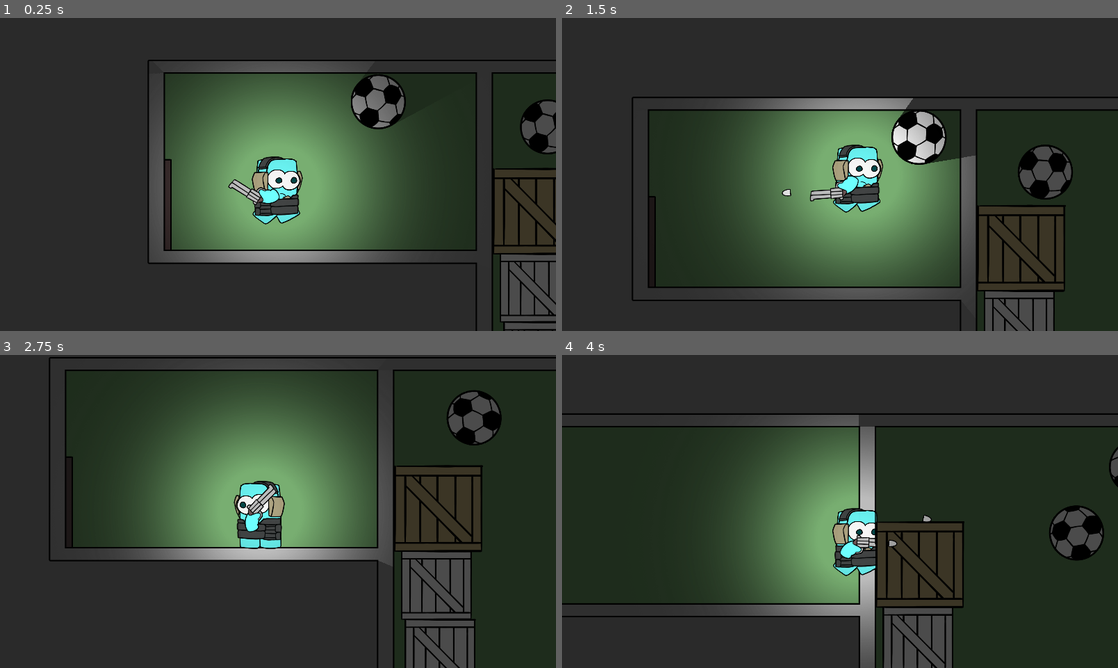
Above: before the commit, frames 1-4 (two rows, left to right).
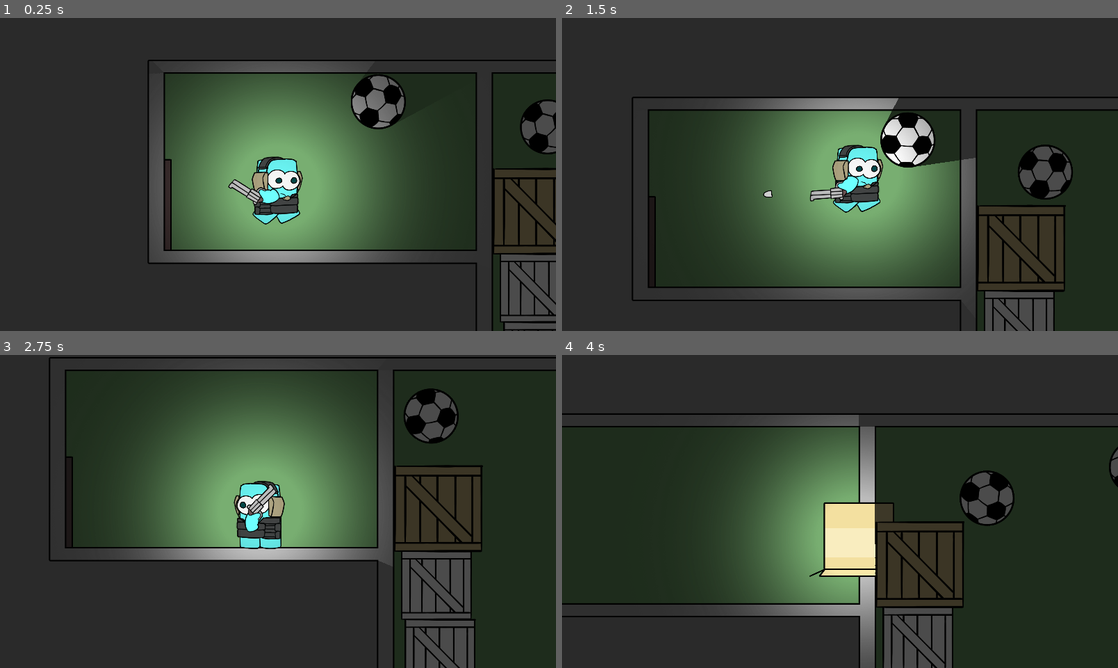
Above: after the commit, the same moments.

Repository: Project-escape/protype-1
Game: Godot game, scene res://scenes/levelsample.tscn
Same seed, same stepped clock (60 frames per second), same inputs: the game is played once before the commit and once after it.
Inputs (mouse positions are in pixels of both pictures, inside the frame that each line leads up to):
- Up to frame 1 (0.25 s): no input
- Up to frame 2 (1.5 s): move the mouse to (962, 158) at 0.52 s; press the mouse at (962, 158) at 0.53 s; hold Right (right) from 0.53 s (still down); tap E (action) at 0.6 s; tap Space (jump) at 0.77 s; move the mouse to (728, 190) at 1.27 s; release the mouse at (728, 190) at 1.28 s; click (728, 190) at 1.35 s
- Up to frame 3 (2.75 s): tap Space (jump) at 1.52 s; tap C (cover, bound only after the commit) at 1.55, 2.1 s; move the mouse to (333, 442) at 2.02 s; release Right (right) at 2.03 s; hold Left (left) from 2.03 s (still down); tap E (action) at 2.3 s
- Up to frame 4 (4 s): move the mouse to (812, 574) at 2.77 s; release Left (left) at 2.78 s; hold Right (right) from 2.78 s (still down); tap E (action) at 2.85 s; tap Space (jump) at 3.02, 3.77 s; click (812, 574) at 3.05 s; move the mouse to (1006, 558) at 3.52 s; press the mouse at (1006, 558) at 3.53 s; tap C (cover, bound only after the commit) at 3.8 s

The runs differ from the first frame. In frame 1, 0.2% of the frame differs, in the area x 45-54%, y 44-66%; in frame 2, 1.7%; in frame 3, 2.7%; in frame 4, 5.2%, in the area x 44-98%, y 36-71%.

Commit message:
Cardboard feature added

Diff:
--- /dev/null
+++ b/default_bus_layout.tres
@@ -0,0 +1,3 @@
+[gd_resource type="AudioBusLayout" format=2]
+
+[resource]
--- a/project.godot
+++ b/project.godot
@@ -55,6 +55,11 @@
 "events": [ Object(InputEventMouseButton,"resource_local_to_scene":false,"resource_name":"","device":0,"alt":false,"shi …(212 unchanged characters)…
  ]
 }
+cover={
+"deadzone": 0.5,
+"events": [ Object(InputEventKey,"resource_local_to_scene":false,"resource_name":"","device":0,"alt":false,"shift":false,"control":false,"meta":false,"command":false,"pressed":false,"scancode":67,"unicode":0,"echo":false,"script":null)
+ ]
+}
 
 [layer_names]
 
--- a/scenes/Bullet.tscn
+++ b/scenes/Bullet.tscn
@@ -1,7 +1,9 @@
 [gd_scene load_steps=4 format=2]
 
 [ext_resource path="res://assests/Weapon/bullet.png" type="Texture" id=1]
-[ext_resource path="res://scenes/Bullet.gd" type="Script" id=2]
+[ext_resource path="res://script/Bullet.gd" type="Script" id=2]
+
+
 
 [sub_resource type="CapsuleShape2D" id=1]
 height = 12.2953
--- a/scenes/Gun.tscn
+++ b/scenes/Gun.tscn
@@ -1,7 +1,8 @@
-[gd_scene load_steps=3 format=2]
+[gd_scene load_steps=4 format=2]
 
 [ext_resource path="res://script/gun.gd" type="Script" id=1]
 [ext_resource path="res://assests/Weapon/gun.png" type="Texture" id=2]
+[ext_resource path="res://sounds/GunShot.wav" type="AudioStream" id=3]
 
 [node name="Gun" type="Node2D"]
 script = ExtResource( 1 )
@@ -12,3 +13,6 @@
 
 [node name="BulletPoint" type="Node2D" parent="."]
 position = Vector2( 183.315, -35.3176 )
+
+[node name="SoundShot" type="AudioStreamPlayer" parent="."]
+stream = ExtResource( 3 )
--- a/scenes/gameboy.tscn
+++ b/scenes/gameboy.tscn
@@ -9,6 +9,8 @@
 [ext_resource path="res://scenes/Gun.tscn" type="PackedScene" id=7]
 [ext_resource path="res://assests/Addons/vest.png" type="Texture" id=8]
 [ext_resource path="res://assests/Addons/head phone military.png" type="Texture" id=9]
+[ext_resource path="res://assests/Addons/cardboard box.png" type="Texture" id=10]
+[ext_resource path="res://sounds/Cardboard.wav" type="AudioStream" id=11]
 
 [sub_resource type="AtlasTexture" id=1]
 flags = 4
@@ -72,18 +74,18 @@
 
 [node name="Sprite" type="AnimatedSprite" parent="."]
 modulate = Color( 1, 1, 1, 0.8 )
-position = Vector2( -5.62134, 17.1515 )
+position = Vector2( -5.62134, 17.6515 )
 frames = SubResource( 4 )
 animation = "jump"
 playing = true
 
+[node name="vest" type="Sprite" parent="Sprite"]
+position = Vector2( -1.18652, 53.6847 )
+texture = ExtResource( 8 )
+
 [node name="head phone military" type="Sprite" parent="Sprite"]
 position = Vector2( 1.72799, -55.4653 )
 texture = ExtResource( 9 )
-
-[node name="vest" type="Sprite" parent="Sprite"]
-position = Vector2( 0.313477, 58.1847 )
-texture = ExtResource( 8 )
 
 [node name="CollisionShape2D" type="CollisionShape2D" parent="."]
 position = Vector2( -3.76444, 15.7242 )
@@ -99,6 +101,14 @@
 
 [node name="SoundHurt" type="AudioStreamPlayer" parent="."]
 
+[node name="SoundCardboard" type="AudioStreamPlayer2D" parent="."]
+stream = ExtResource( 11 )
+
 [node name="Node2D" parent="." instance=ExtResource( 7 )]
 position = Vector2( -38.9091, 42.0065 )
+
+[node name="cardboard box" type="Sprite" parent="."]
+visible = false
+position = Vector2( 4.14063, 9.40469 )
+texture = ExtResource( 10 )
 [connection signal="timeout" from="Timer" to="." method="_on_Timer_timeout"]
--- a/scenes/levelsample.tscn
+++ b/scenes/levelsample.tscn
@@ -96,11 +96,9 @@
 
 [node name="platform3" parent="." instance=ExtResource( 9 )]
 position = Vector2( 1199.75, -103.108 )
-scale = Vector2( 1, 1 )
 
 [node name="platform2" parent="." instance=ExtResource( 9 )]
 position = Vector2( 1187.01, -842.168 )
-scale = Vector2( 1, 1 )
 
 [node name="platform" parent="." instance=ExtResource( 9 )]
 position = Vector2( 1661.05, -463.731 )
@@ -113,3 +111,9 @@
 
 [node name="wooden box yellow" parent="wooden box yellow" instance=ExtResource( 10 )]
 position = Vector2( 1822.4, 1684.39 )
+
+[node name="room9" parent="." instance=ExtResource( 1 )]
+position = Vector2( -68.6908, 3089.59 )
+
+[node name="room2" parent="room9" instance=ExtResource( 1 )]
+position = Vector2( 3937.78, 66.7424 )
--- a/script/gameboy.gd
+++ b/script/gameboy.gd
@@ -1,11 +1,20 @@
 extends KinematicBody2D
 var velocity = Vector2(0,0)
 var coins = 0
+var cover = false
 const SPEED = 350
 const GRAVITY = 35
 const JUMPFORCE = -1100
 
 func _physics_process(_delta):
+	if Input.is_action_just_pressed("cover"):
+		if cover == false:
+			$SoundCardboard.play()
+			cover = true
+			$"cardboard box".show()
+		elif cover == true:
+			cover = false
+			$"cardboard box".hide()
 	if Input.is_action_pressed("right"):
 		velocity.x = SPEED
 		$Sprite.play("walk")
@@ -50,6 +59,3 @@
 	Input.action_release("left")
 	Input.action_release("right")
 	$Timer.start()
-
-func _on_Timer_timeout():
-	get_tree().change_scene("res://gameover.tscn")
--- a/script/gun.gd
+++ b/script/gun.gd
@@ -1,14 +1,15 @@
 extends Node2D
 
 export var bullet_speed = 1000
-export var fire_rate = 0.2
+export var fire_rate = 0.4
 var bullet = preload("res://scenes/Bullet.tscn")
 var can_fire = true
 
 # Called when the node enters the scene tree for the first time.
-func _process(delta):
+func _process(_delta):
 	look_at(get_global_mouse_position())
 	if Input.is_action_pressed("fire") and can_fire:
+		$SoundShot.play()
 		print("fire")
 		var bullet_instance = bullet.instance()
 		bullet_instance.position = $BulletPoint.get_global_position()
Not shown: 1 places in scenes/gameboy.tscn that only renumber resources
Not shown: 2 places in scenes/platform.tscn that only renumber resources
Not shown: 2 places in scenes/wooden box white.tscn that only renumber resources
Renamed: scenes/Bullet.gd -> script/Bullet.gd
Not shown, added: sounds/Cardboard.wav.import
Not shown, added: sounds/GunShot.wav.import
Not shown, added: sounds/Cardboard.wav
Not shown, added: sounds/GunShot.wav
